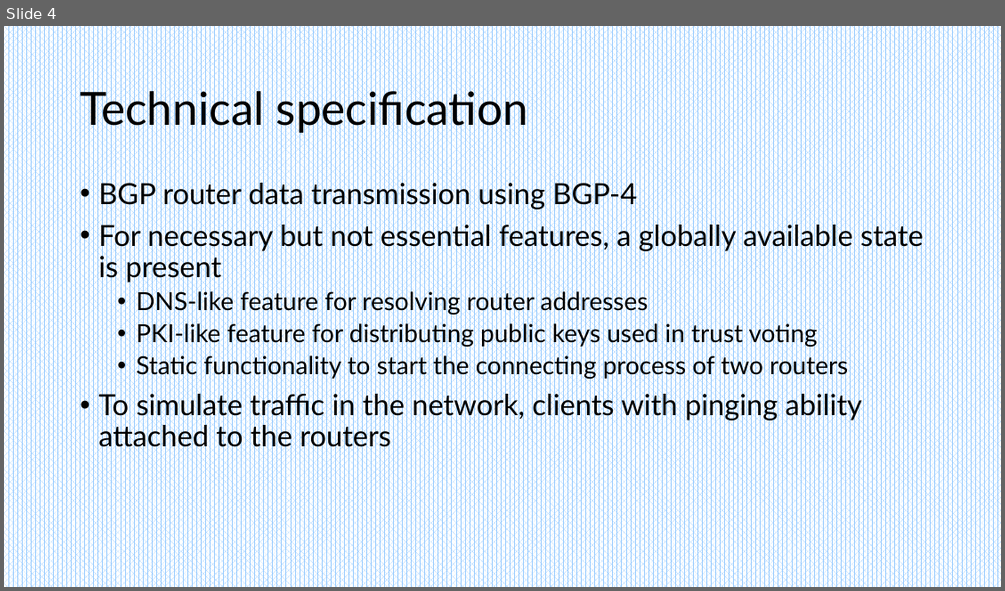
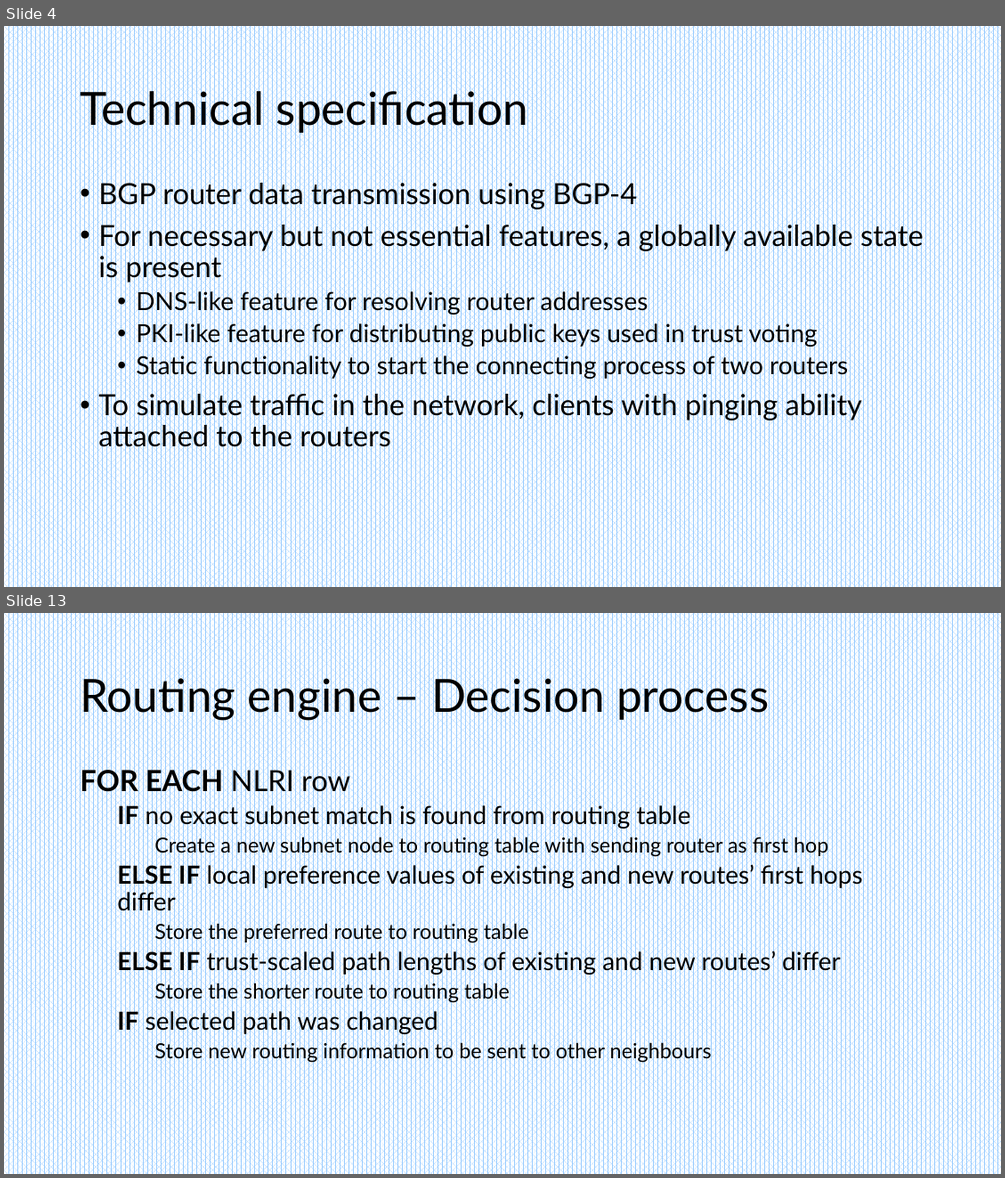
Before and after one commit to Nikheln/BGP-simulator, a slide deck: doc/BGP Simulator.pptx. Shown one above the other, each under a label of ours: slide 4 before the commit, slides 4 and 13 after it; the slides between them are not shown. The pictures are 1005x591 and 1005x1178 pixels, drawn with LibreOffice and Linux fonts; fonts in the diff are those of the drawing. Boxes give left, top, right and bottom in pixels: in the first picture for what was removed or moved away, otherwise in the second. Text is boxed around its words. In the diff, an @@ line names an element or a change of style, - is before the commit and + after.

```diff
--- a/doc/BGP Simulator.pptx
+++ b/doc/BGP Simulator.pptx
@@ slide 13 added at (4,613,1001,1174), background pattern #99CCFF on #FFFFFF @@
@@ title added at (80,672,769,720), 44 pt, text #000000 @@
+Routing engine – Decision process
@@ text added at (80,765,862,1063), 24 pt, text #000000 @@
+FOR EACH NLRI row
+  IF no exact subnet match is found from routing table
+    Create a new subnet node to routing table with sending router as first hop
+  ELSE IF local preference values of existing and new routes’ first hops differ
+    Store the preferred route to routing table
+  ELSE IF trust-scaled path lengths of existing and new routes’ differ
+    Store the shorter route to routing table
+  IF selected path was changed
+    Store new routing information to be sent to other neighbours
```
Also in this commit, not shown: 2 slides changed, 9 other slides added.
